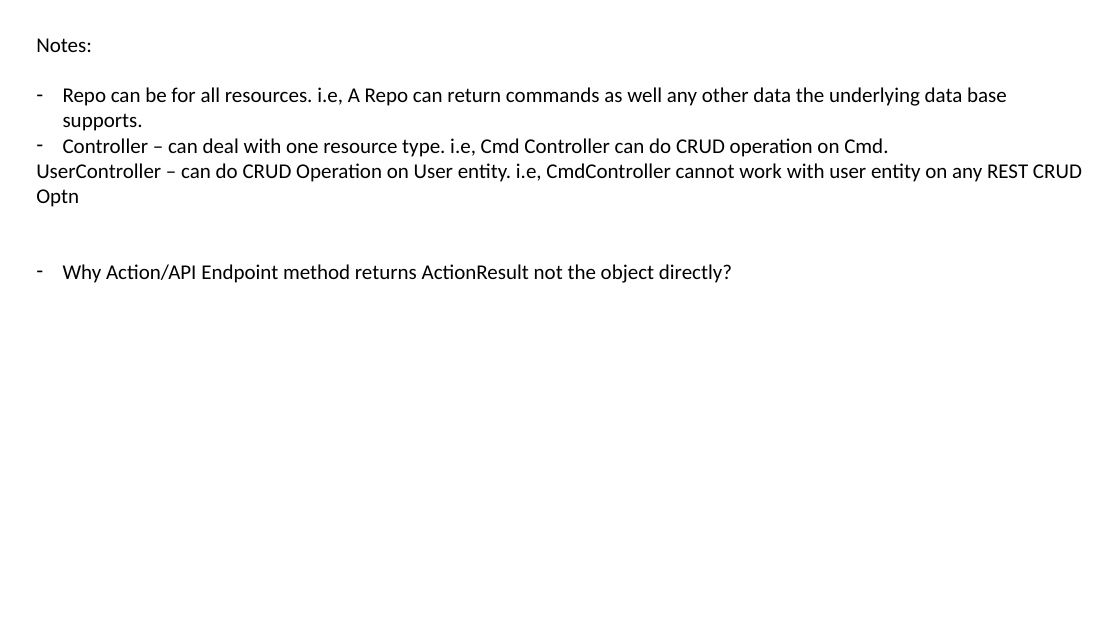
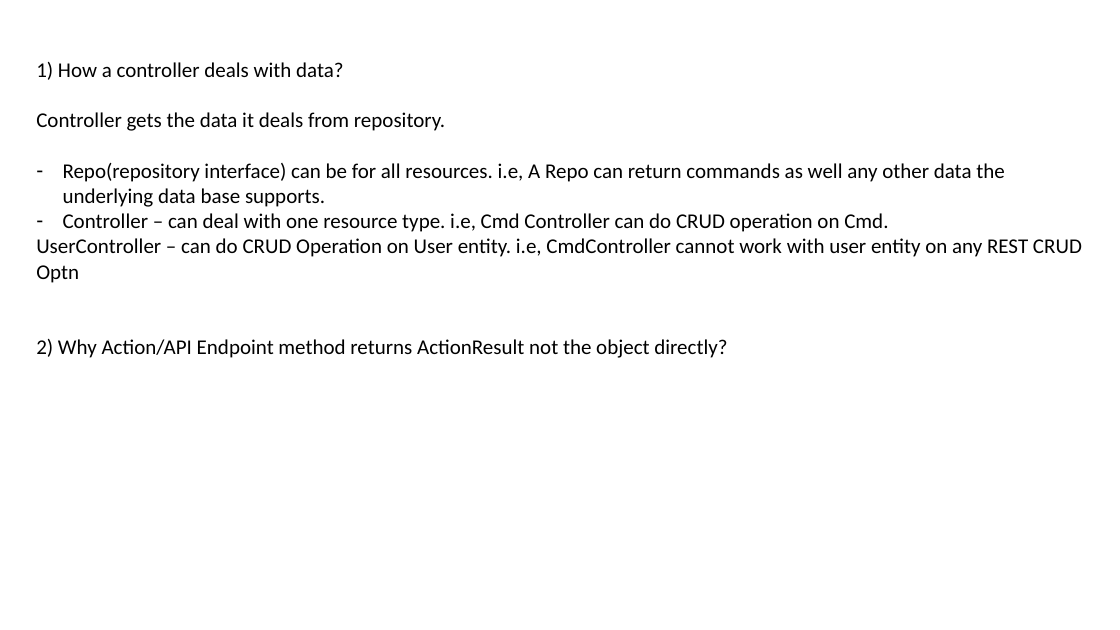
Before and after one commit to devi-priyadharshini/restAPI, a slide deck: slide 7 of docs/Rest API using .Net Core 3.1.pptx (slide 6 before the commit). Drawn at 1120x630 pixels with LibreOffice and Linux fonts; fonts in the diff are those of the drawing. Boxes give left, top, right and bottom in pixels: in the first picture for what was removed or moved away, otherwise in the second. Text is boxed around its words. In the diff, an @@ line names an element or a change of style, - is before the commit and + after.

```diff
--- a/docs/Rest API using .Net Core 3.1.pptx
+++ b/docs/Rest API using .Net Core 3.1.pptx
@@ text at <box>36,62,1004,207</box>: text changed @@
-Notes:
-– Repo can be for all resources. i.e, A Repo can return commands as well any other data the underlying data base supports.
+1) How a controller deals with data?
+Controller gets the data it deals from repository.
+– Repo(repository interface) can be for all resources. i.e, A Repo can return commands as well any other data the underlying data base supports.
@@ text at <box>36,339,727,358</box>: text changed @@
-– Why Action/API Endpoint method returns ActionResult not the object directly?
+2) Why Action/API Endpoint method returns ActionResult not the object directly?
```
Also in this commit, not shown: 1 slide added, 8 other files.
